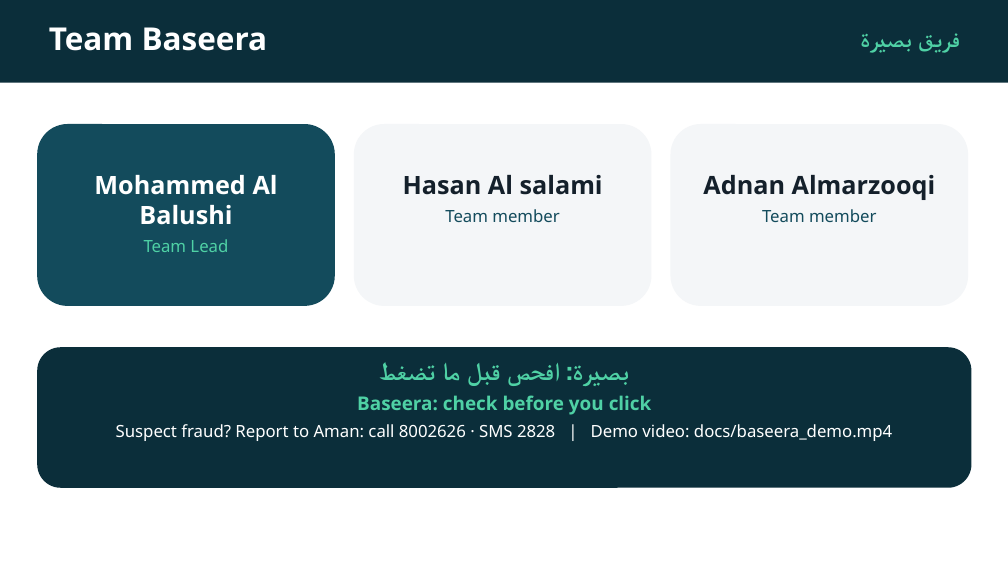
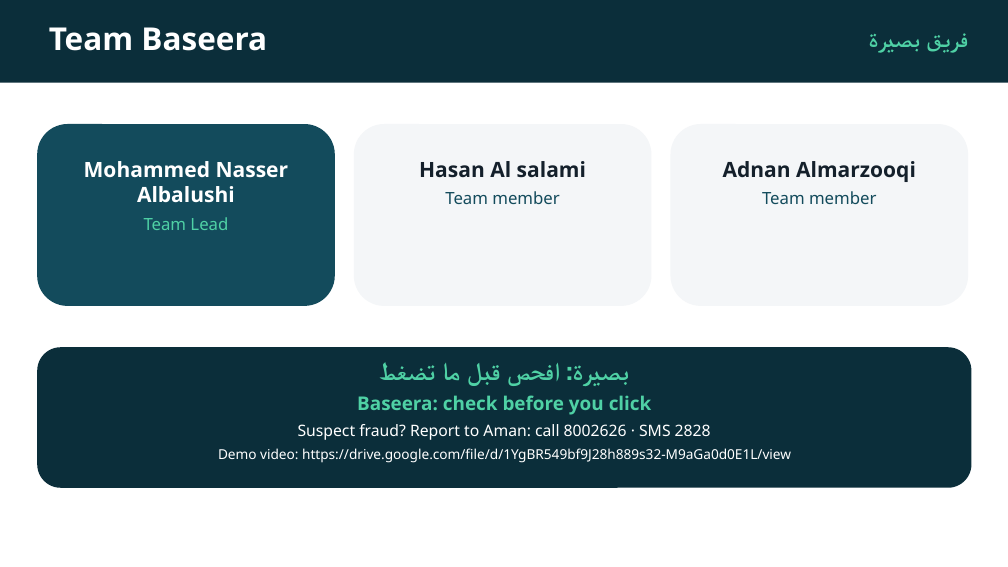
Before and after one commit to mohamed11uk-oss/baseera, a slide deck: slide 12 of docs/Baseera.pptx. Drawn at 1008x567 pixels with LibreOffice and Linux fonts; fonts in the diff are those of the drawing. Boxes give left, top, right and bottom in pixels: in the first picture for what was removed or moved away, otherwise in the second. Text is boxed around its words. In the diff, an @@ line names an element or a change of style, - is before the commit and + after.

```diff
--- a/docs/Baseera.pptx
+++ b/docs/Baseera.pptx
@@ text "فريق بصيرة": place and size @@
-text "فريق بصيرة" at [918, 33, 960, 53]
+text "فريق بصيرة" at [926, 33, 968, 53]
@@ text "Mohammed Nasser Albalushi": place and size @@
-text "Mohammed Nasser Albalushi" at [94, 175, 278, 252]
+text "Mohammed Nasser Albalushi" at [84, 161, 289, 230]
@@ text at [84, 161, 289, 203]: text changed; size 24 to 20 pt @@
-Mohammed Al Balushi
+Mohammed Nasser Albalushi
@@ text "Hasan Al salami": place and size @@
-text "Hasan Al salami" at [403, 175, 603, 222]
+text "Hasan Al salami" at [419, 161, 586, 204]
@@ text at [419, 161, 586, 178]: size 24 to 20 pt in "Hasan Al salami" @@
@@ text "Adnan Almarzooqi": place and size @@
-text "Adnan Almarzooqi" at [703, 175, 936, 222]
+text "Adnan Almarzooqi" at [723, 161, 916, 204]
@@ text at [723, 161, 916, 182]: size 24 to 20 pt in "Adnan Almarzooqi" @@
@@ text at [218, 424, 791, 463]: text changed; size 16 to 13 pt @@
-Suspect fraud? Report to Aman: call 8002626 · SMS 2828 | Demo video: docs/baseera_demo.mp4
+Suspect fraud? Report to Aman: call 8002626 · SMS 2828
+Demo video: https://drive.google.com/file/d/1YgBR549bf9J28h889s32-M9aGa0d0E1L/view
```
Also in this commit, not shown: 10 other slides changed, 1 slide added, 1 slide removed.
